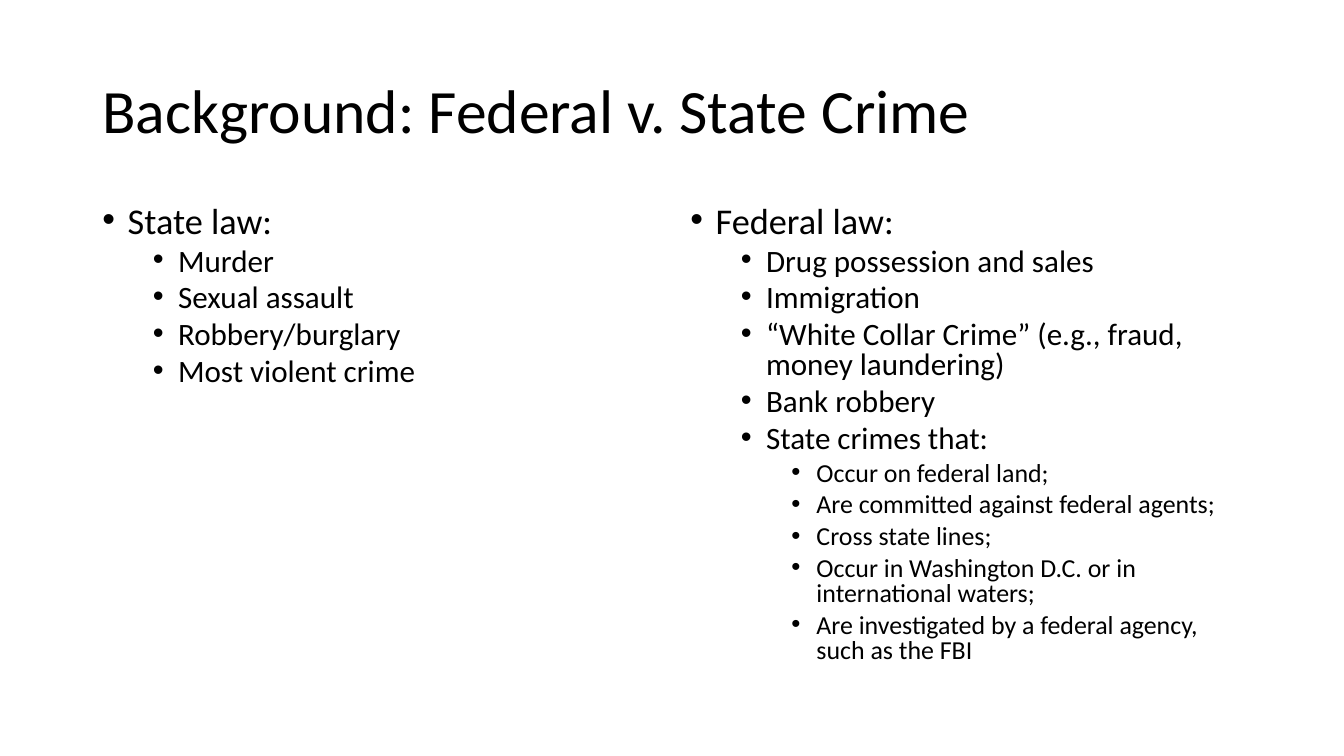
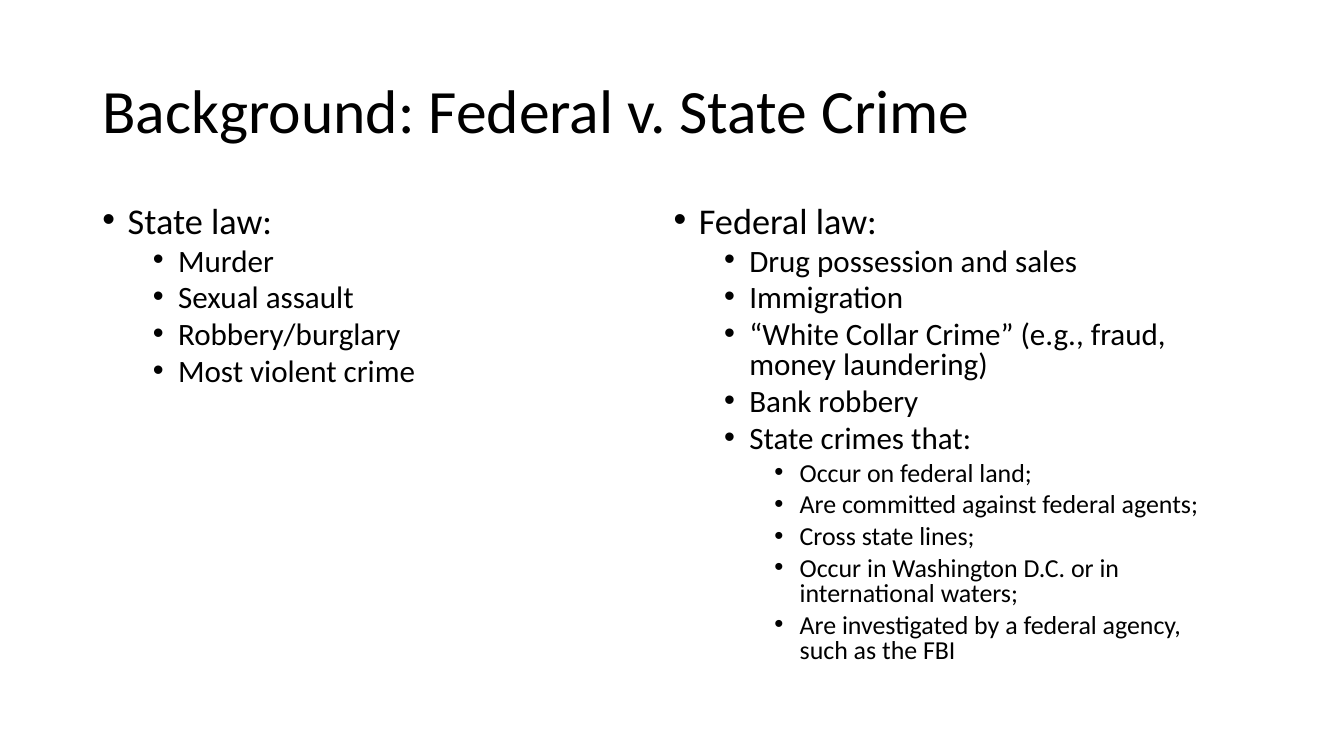
Before and after one commit to jenwhitson/sentencing_project, a slide deck: slide 4 of Presentation.pptx. Drawn at 1344x756 pixels with LibreOffice and Linux fonts; fonts in the diff are those of the drawing. Boxes give left, top, right and bottom in pixels: in the first picture for what was removed or moved away, otherwise in the second. Text is boxed around its words. In the diff, an @@ line names an element or a change of style, - is before the commit and + after.

```diff
--- a/Presentation.pptx
+++ b/Presentation.pptx
@@ text "Federal law:": place and size @@
-text "Federal law:" at box(716, 208, 1214, 660)
+text "Federal law:" at box(699, 208, 1198, 660)
```
Also in this commit, not shown: 11 other slides changed, 6 slides removed.
